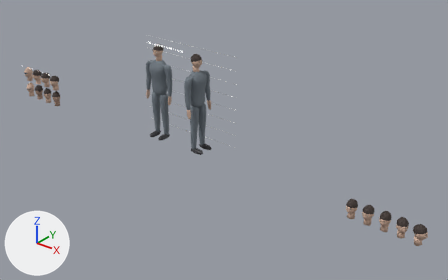
What one commit did to the Blender file models/characters/face_options.blend.
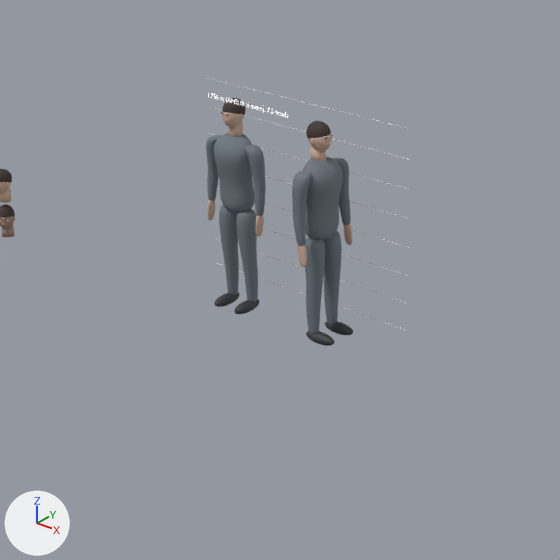
There are two pictures of each version: one whole from a 50 mm camera at (10.93, -7.38, 4.95) aimed at (4.87, 0.19, 0.26), one close up on the part from 12% to 68% of the width and 0% to 89% of the height. The axes (+X, +Y, +Z) are drawn at lower left. The lights are the same throughout. The last two pictures show the newer version.

Objects in the first close-up: 'body0_skin', 'body1_skin' and 29 more.
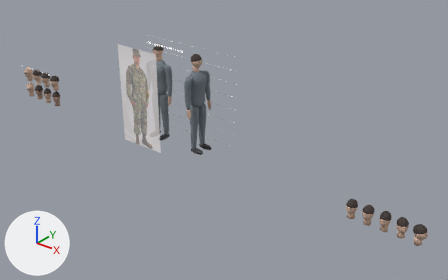
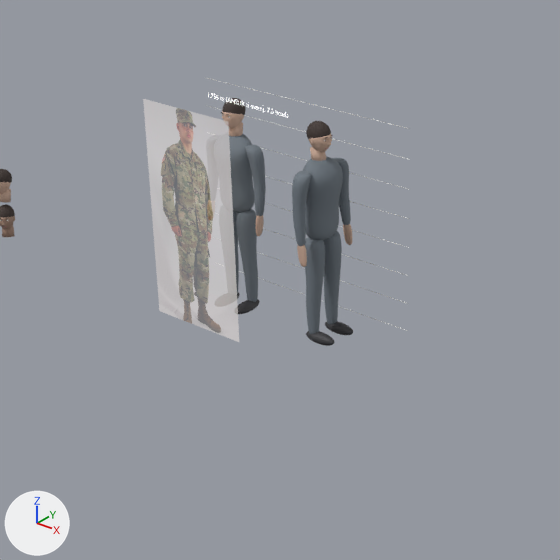
Edits to the bpy script that builds the scene:
```text
Add img_front_jpg:
    img_front_jpg = load_image('front.jpg', 'ref/front.jpg', 700, 1392, 'sRGB')
Add mat_ref_front:
    mat_ref_front = bpy.data.materials.new('ref_front')
    # uses the picture img_front_jpg
Add me_ref:
    me_ref.from_pydata(...)  # 4 vertices, 1 face; spans x -0.5..0.5, y -0.5..0.5, z 0.0
    me_ref.materials.append(mat_ref_front)
Add ob_ref_front:
    ob_ref_front = bpy.data.objects.new('ref_front', me_ref)
    ob_ref_front.location = (3.55, -0.5, 0.9)
    ob_ref_front.rotation_euler = (1.571, 0.0, 0.0)  # degrees (90, 0, 0)
    ob_ref_front.scale = (0.905, 1.8, 1.0)
```

Boxes [x1, y1, x2, y2] around the edits, measured in the close-ups (560 x 560 px):
'ref_front', added: after [143, 99, 239, 342]
